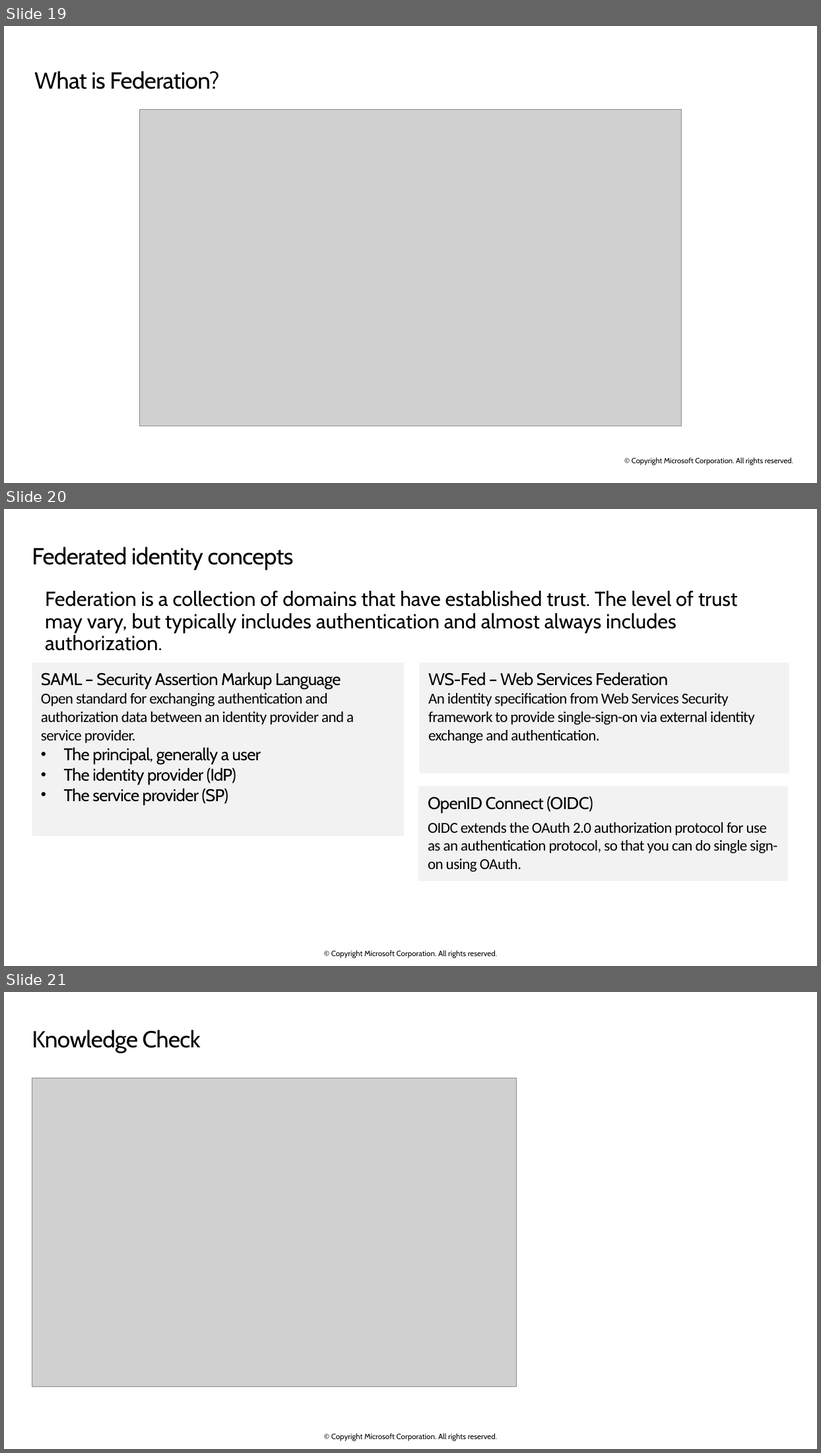
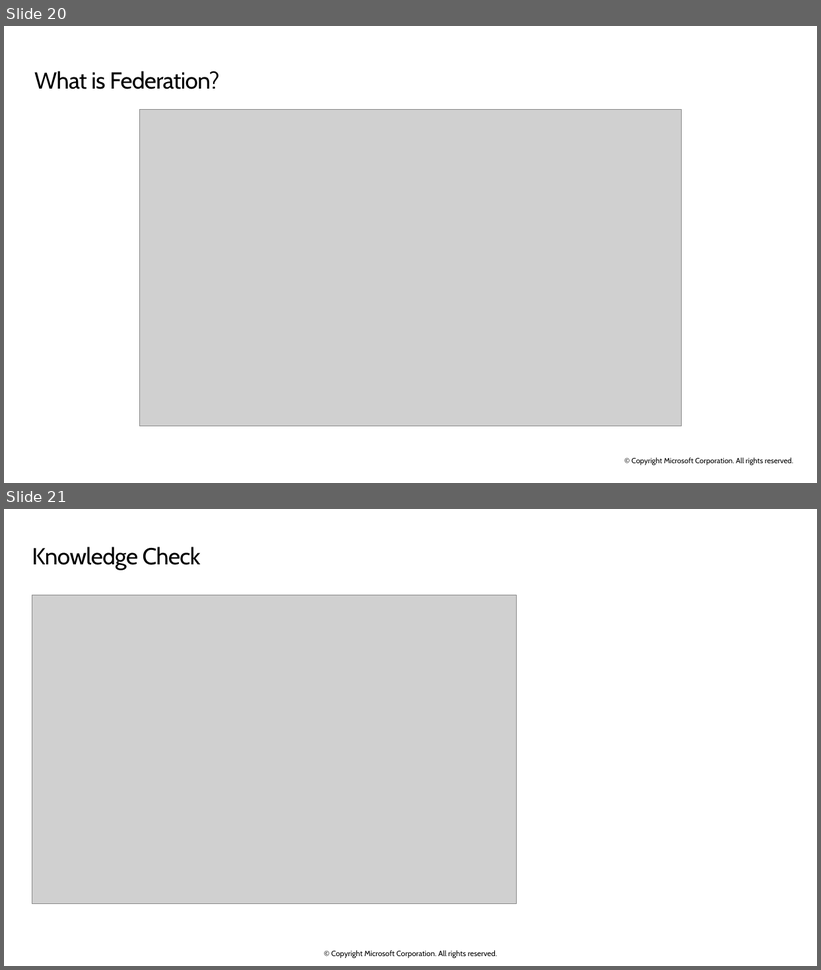
Before and after one commit to ryanpbetts/az-104-material, a slide deck: Slides/AZ-104T00A-ENU-PowerPoint_01 - done.pptx. Shown one above the other, each under a label of ours: slides 19, 20 and 21 before the commit, slides 20 and 21 after it. The pictures are 821x1453 and 821x970 pixels, drawn with LibreOffice and Linux fonts; fonts in the diff are those of the drawing; grey boxes stand for pictures; background and template pictures are left out. Boxes give left, top, right and bottom in pixels: in the first picture for what was removed or moved away, otherwise in the second. Text is boxed around its words. In the diff, an @@ line names an element or a change of style, - is before the commit and + after.

```diff
--- a/Slides/AZ-104T00A-ENU-PowerPoint_01 - done.pptx
+++ b/Slides/AZ-104T00A-ENU-PowerPoint_01 - done.pptx
@@ slide 20 removed at (4, 509, 817, 966), background #FFFFFF; not listed: 1 template element that a slide beside it also shows @@
@@ title removed at (32, 547, 294, 570) @@
-Federated identity concepts
@@ text removed at (45, 591, 737, 651) @@
-Federation is a collection of domains that have established trust. The level of trust may vary, but typically includes authentication and almost always includes authorization.
@@ text removed at (32, 663, 404, 836) @@
-SAML – Security Assertion Markup Language
-Open standard for exchanging authentication and authorization data between an identity provider and a service provider.
-• The principal, generally a user
-• The identity provider (IdP)
-• The service provider (SP)
@@ text removed at (420, 663, 789, 773) @@
-WS-Fed – Web Services Federation
-An identity specification from Web Services Security framework to provide single-sign-on via external identity exchange and authentication.
@@ rectangle removed at (418, 786, 788, 881) @@
-OpenID Connect (OIDC)
-OIDC extends the OAuth 2.0 authorization protocol for use as an authentication protocol, so that you can do single sign-on using OAuth.
@@ what was slide 19 is now slide 20 @@
```
Also in this commit, not shown: 1 slide added, 13 other files.
